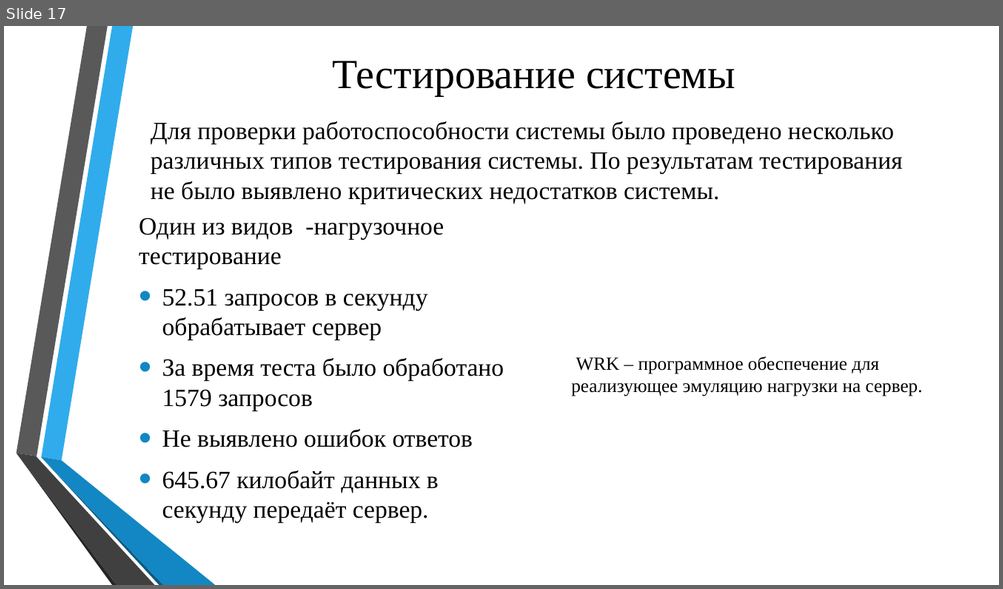
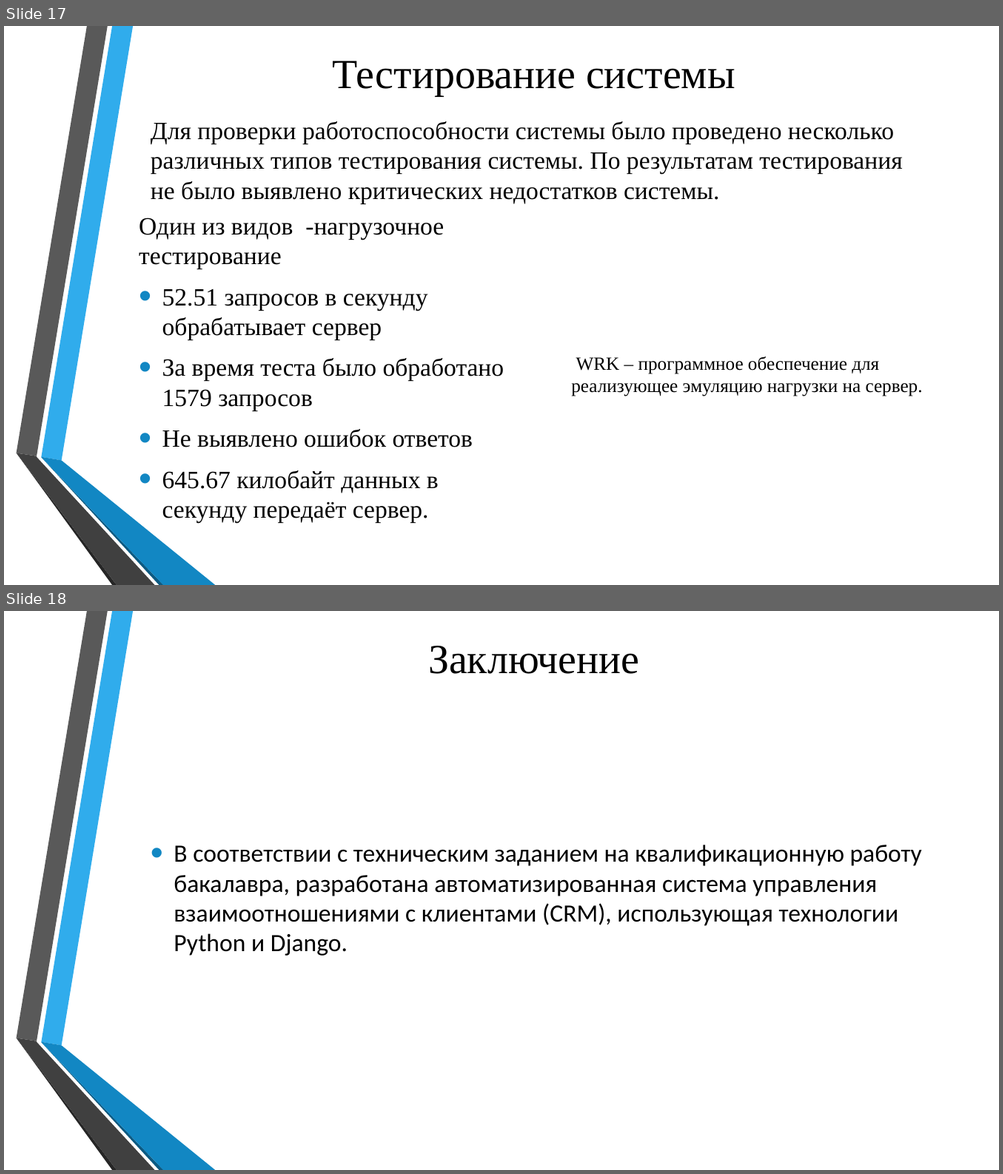
Before and after one commit to Yaroher2442/diplom-dev, a slide deck: diplom_preza.pptx. Shown one above the other, each under a label of ours: slide 17 before the commit, slides 17 and 18 after it. The pictures are 1003x589 and 1003x1174 pixels, drawn with LibreOffice and Linux fonts; fonts in the diff are those of the drawing; background and template pictures are left out. Boxes give left, top, right and bottom in pixels: in the first picture for what was removed or moved away, otherwise in the second. Text is boxed around its words. In the diff, an @@ line names an element or a change of style, - is before the commit and + after.

```diff
--- a/diplom_preza.pptx
+++ b/diplom_preza.pptx
@@ slide 18 added at (4, 611, 999, 1170), background picture (left out); not listed: 6 template elements that a slide beside it also shows @@
@@ title added at (428, 646, 639, 674), 40 pt, text #000000 @@
+Заключение
@@ text added at (173, 845, 922, 956), 24 pt, text #000000 @@
+• В соответствии с техническим заданием на квалификационную работу бакалавра, разработана автоматизированная система управления взаимоотношениями с клиентами (CRM), использующая технологии Python и Django.
```
Also in this commit, not shown: 1 slide changed, 2 other slides added, 1 slide removed, 1 other file.
